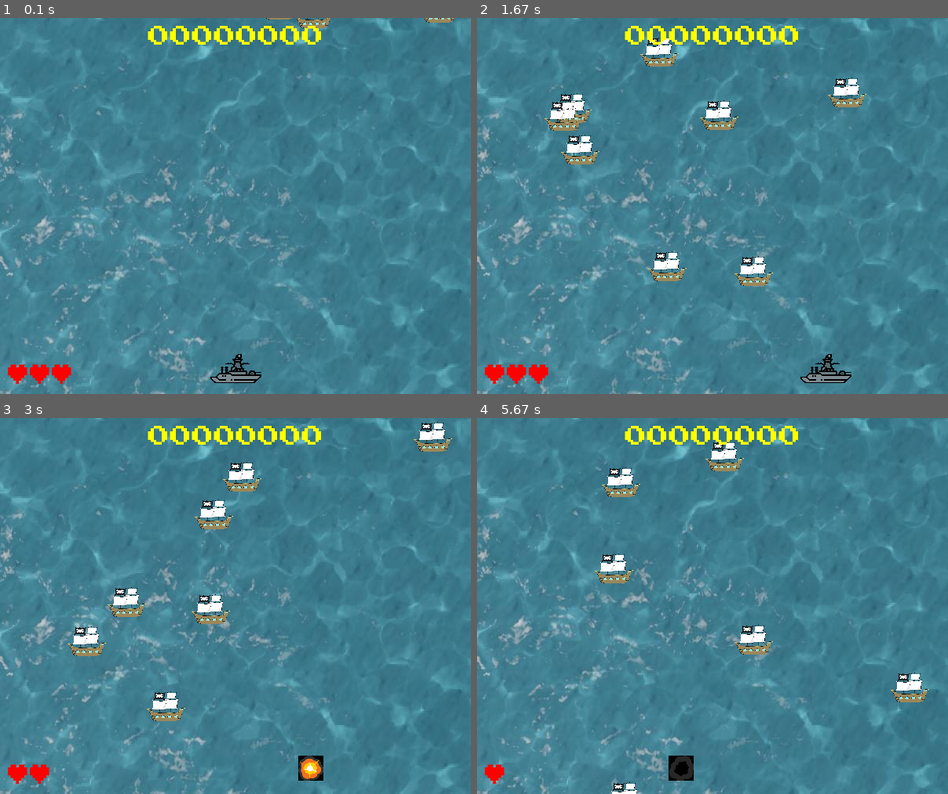
Above: before the commit, frames 1-4 (two rows, left to right).
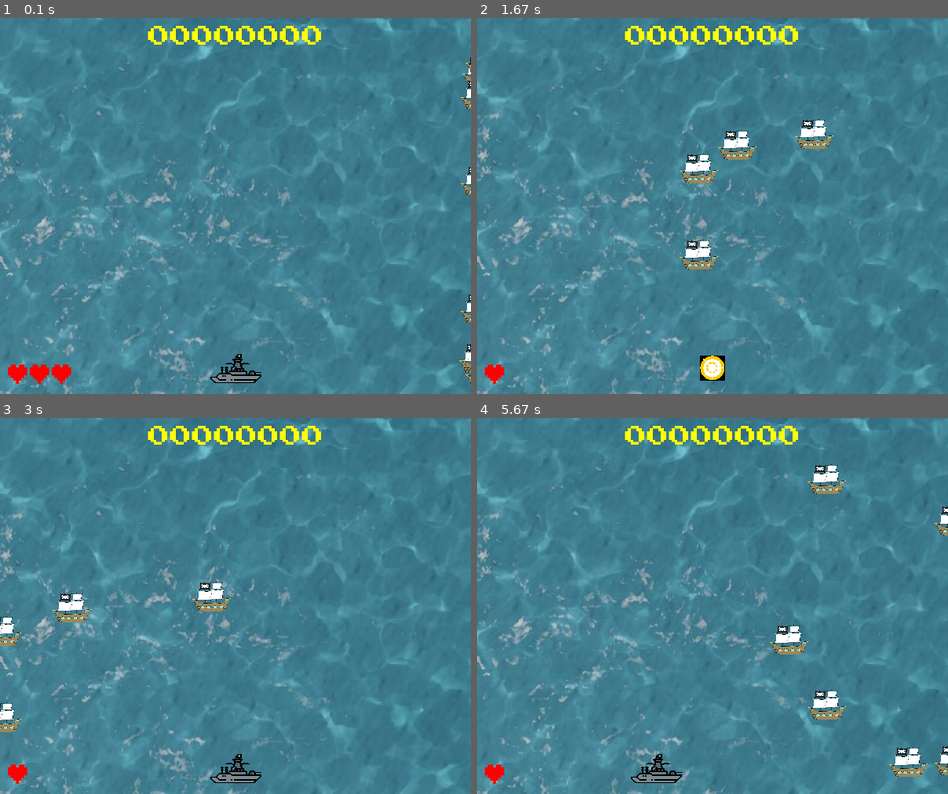
Above: after the commit, the same moments.

Repository: EnzoScheden/Pygame-Projeto-Final
Game: pygame game, started from PFPYGAME.py
Two runs of this game, one before a commit and one after it. Both use one fixed random seed, a clock stepped at 60 frames per second and the inputs below.
Inputs:
- Up to frame 1 (0.1 s): no input
- Up to frame 2 (1.67 s): hold Right 0.33-0.8 s; hold Right 0.83-1.3 s; hold Left from 1.33 s (still down)
- Up to frame 3 (3 s): release Left at 1.87 s
- Up to frame 4 (5.67 s): hold Left 3-3.47 s; hold Right 3.5-3.97 s; hold Right 4-4.47 s; hold Left 4.5-5.03 s; hold Left 5.07-5.47 s; hold Right from 5.5 s (still down)

The runs differ from the first frame. In frame 1, 0.6% of the frame differs, in the area x 56-100%, y 0-98%; in frame 2, 5.2%, in the area x 6-83%, y 5-98%; in frame 3, 4.4%; in frame 4, 4.2%.

Commit message:
Fazendo os barscos virem da lateral

Diff:
--- a/PFPYGAME.py
+++ b/PFPYGAME.py
@@ -90,21 +90,24 @@
         self.image = assets['barquinho']
         self.mask = pygame.mask.from_surface(self.image)
         self.rect = self.image.get_rect()
-        self.rect.x = random.randint(0, largura-largura_barquinhos)
-        self.rect.y = random.randint(-100, -altura_barquinhos)
-        self.speedx = random.randint(-3, 3)
-        self.speedy = random.randint(2, 9)
-
-    def update(self):
-        # Atualizando a posição do meteoro
+        self.rect.x = largura  # Posição inicial no lado direito da tela
+        self.rect.y = random.randint(0, altura - altura_barquinhos)  # Posição vertical aleatória
+        self.speedx = random.randint(-8, -4)  # Velocidade negativa para mover da direita para a esquerda
+        self.speedy = 2  # Mantém a velocidade vertical como zero, pois você quer que os navios venham apenas da direita
+
+
+    def update(self):
+        # Atualizando a posição do barquinho
         self.rect.x += self.speedx
         self.rect.y += self.speedy
 
-        if self.rect.top > altura or self.rect.right < 0 or self.rect.left > largura:
-            self.rect.x = random.randint(0, largura-largura_barquinhos)
-            self.rect.y = random.randint(-100, -altura_barquinhos)
-            self.speedx = random.randint(-3, 3)
-            self.speedy = random.randint(2, 9)
+        # Verifica se o barquinho saiu da tela pela esquerda
+        if self.rect.right < 0:
+            self.rect.x = largura  # Posição inicial no lado direito da tela
+            self.rect.y = random.randint(0, altura - altura_barquinhos)  # Posição vertical aleatória
+            self.speedx = random.randint(-3, -1)  # Velocidade negativa para mover da direita para a esquerda
+            self.speedy = 0  # Mantém a velocidade vertical como zero, pois você quer que os navios venham apenas da direita
+
 
 
 # Classe Bullet que representa os tiros
